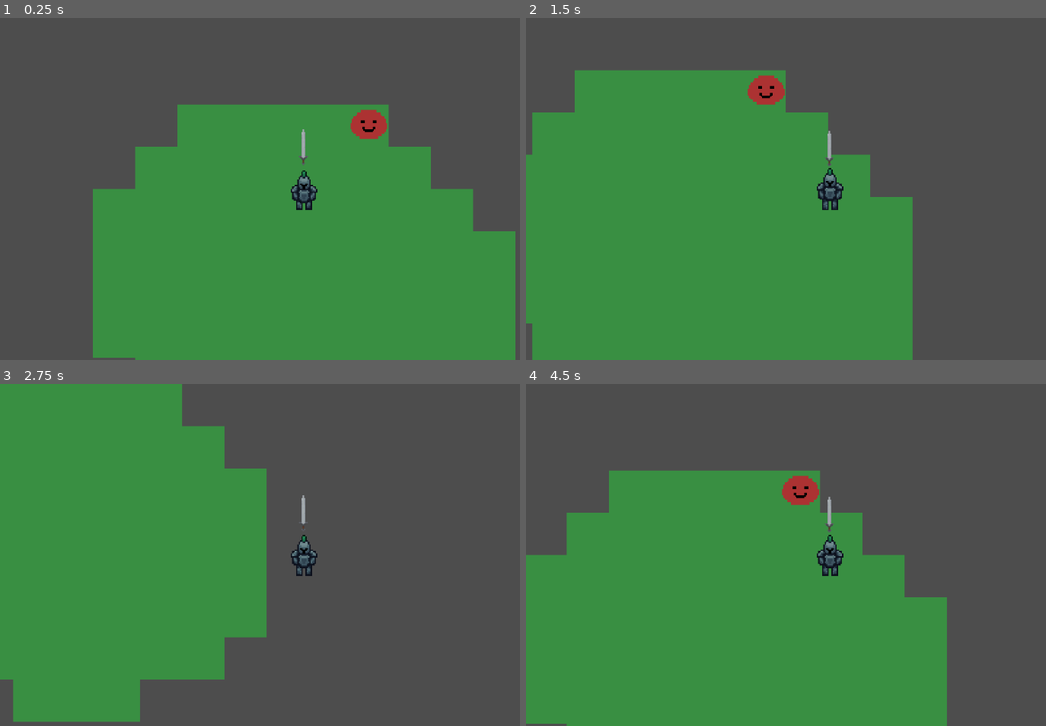
Above: before the commit, frames 1-4 (two rows, left to right).
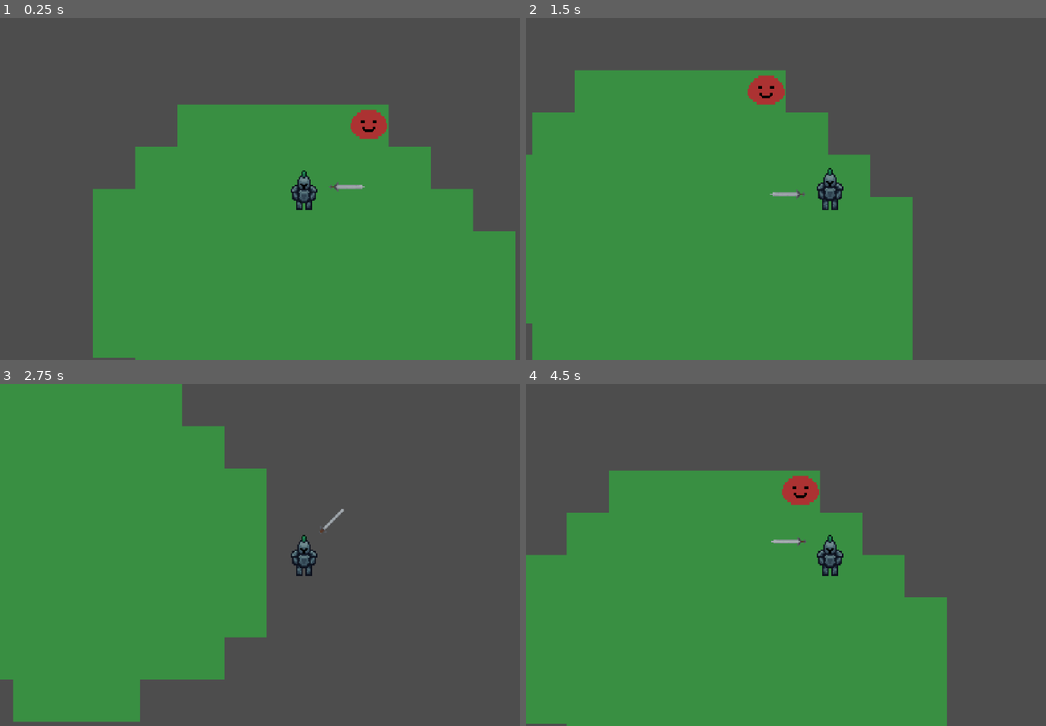
Above: after the commit, the same moments.

Repository: DyslexicWolf/HackNSlashing
Game: Godot game, scene res://Scenes/game.tscn
Two runs of this game, one before a commit and one after it. Both use one fixed random seed, a clock stepped at 60 frames per second and the inputs below.
Inputs (mouse positions are in pixels of both pictures, inside the frame that each line leads up to):
- Up to frame 1 (0.25 s): no input
- Up to frame 2 (1.5 s): move the mouse to (962, 171) at 0.52 s; press the mouse at (962, 171) at 0.53 s; hold D (move_right) 0.53-1.28 s; move the mouse to (708, 206) at 1.27 s; release the mouse at (708, 206) at 1.28 s; hold S (move_down) from 1.28 s (still down); click (708, 206) at 1.35 s
- Up to frame 3 (2.75 s): move the mouse to (364, 479) at 2.02 s; release S (move_down) at 2.03 s; press the mouse at (364, 479) at 2.03 s; hold D (move_right) from 2.03 s (still down)
- Up to frame 4 (4.5 s): move the mouse to (801, 623) at 2.77 s; release D (move_right) at 2.78 s; release the mouse at (801, 623) at 2.78 s; hold W (move_up) 2.78-3.53 s; click (801, 623) at 2.85 s; move the mouse to (1014, 606) at 3.52 s; press the mouse at (1014, 606) at 3.53 s; hold A (move_left) from 3.53 s (still down); move the mouse to (645, 503) at 4.27 s; release the mouse at (645, 503) at 4.28 s; click (645, 503) at 4.35 s

The runs differ from the first frame. In frame 1, 0.2% of the frame differs, in the area x 57-71%, y 32-51%; in frame 2, 0.2%; in frame 3, 0.1%; in frame 4, 0.2%.

Commit message:
Added attack aiming system
Added attack aiming system with the mouse, already added the animation into the project. Still needs some tinkering to make it feel fully correct

Diff:
--- a/hacknslashing/Components/sword.tscn
+++ b/hacknslashing/Components/sword.tscn
@@ -1,9 +1,8 @@
 [gd_scene load_steps=36 format=3 uid="uid://cm288xnonu824"]
 
+[ext_resource type="Script" uid="uid://b15ojljgpmc4a" path="res://Scripts/sword.gd" id="1_4s73l"]
 [ext_resource type="Texture2D" uid="uid://7j5a4fs8o704" path="res://Assets/Sprites/Sword_Spritesheet.png" id="2_kbd3j"]
 [ext_resource type="Script" uid="uid://btedrswfaqmxu" path="res://Scripts/hitbox.gd" id="3_7iixe"]
-
-[sub_resource type="GDScript" id="GDScript_m47rk"]
 
 [sub_resource type="AtlasTexture" id="AtlasTexture_6wdhb"]
 atlas = ExtResource("2_kbd3j")
@@ -251,13 +250,13 @@
 [sub_resource type="CircleShape2D" id="CircleShape2D_rrml0"]
 
 [node name="Sword" type="Node2D"]
-script = SubResource("GDScript_m47rk")
+script = ExtResource("1_4s73l")
 
 [node name="AnimatedSprite2D" type="AnimatedSprite2D" parent="."]
 sprite_frames = SubResource("SpriteFrames_d6wag")
 animation = &"attack_vertical"
 autoplay = "idle_vertical"
-frame_progress = 0.795696
+frame_progress = 0.839894
 
 [node name="HitBox" type="Area2D" parent="."]
 collision_mask = 0
--- a/hacknslashing/Scenes/player.tscn
+++ b/hacknslashing/Scenes/player.tscn
@@ -207,7 +207,6 @@
 shape = SubResource("CapsuleShape2D_fkybt")
 
 [node name="Sword" parent="." instance=ExtResource("6_x3wgy")]
-position = Vector2(0, -30)
 
 [connection signal="health_changed" from="Health" to="." method="_on_health_changed"]
 [connection signal="health_depleted" from="Health" to="." method="_on_health_depleted"]
--- a/hacknslashing/Scripts/player.gd
+++ b/hacknslashing/Scripts/player.gd
@@ -3,7 +3,7 @@
 const SPEED = 130.0
 var direction
 var isAttacking: bool = false
-@onready var animated_sprite: AnimatedSprite2D = $AnimatedSprite2D
+@onready var player_animated_sprite: AnimatedSprite2D = $AnimatedSprite2D
 
 func _physics_process(delta: float):
 	#read input
@@ -20,20 +20,19 @@
 func change_animation():
 	#y-axis is flipped in godot!!!
 	if direction.y < 0:
-		animated_sprite.play("run_back")
+		player_animated_sprite.play("run_back")
 	elif direction.y > 0:
-		animated_sprite.play("run_front")
+		player_animated_sprite.play("run_front")
 	elif direction.x > 0:
-		animated_sprite.flip_h = false
-		animated_sprite.play("idle_front")
+		player_animated_sprite.flip_h = false
+		player_animated_sprite.play("idle_front")
 	elif direction.x < 0:
-		animated_sprite.flip_h = true
-		animated_sprite.play("idle_front")
+		player_animated_sprite.flip_h = true
+		player_animated_sprite.play("idle_front")
 	else:
-		animated_sprite.play("idle_front")
+		player_animated_sprite.play("idle_front")
 func attack():
 	pass
-
 
 func _on_health_changed(diff: int) -> void:
 	print("player took damage")
--- /dev/null
+++ b/hacknslashing/Scripts/sword.gd
@@ -0,0 +1,83 @@
+extends Node2D
+
+@onready var sword_animated_sprite = $AnimatedSprite2D
+@onready var attackCooldownTimer: Timer = null
+var sword_distance: float = 32
+var mouseInput
+var attackCooldown: float = 1.5
+var canAttack: bool = true : set = set_canAttack, get = get_canAttack
+
+
+func set_canAttack(value : bool):
+	canAttack = value
+
+func get_canAttack() -> bool:
+	return canAttack
+
+func _ready() -> void:
+	attackCooldownTimer = Timer.new()
+	add_child(attackCooldownTimer)
+	attackCooldownTimer.one_shot = true
+	attackCooldownTimer.wait_time = attackCooldown
+	attackCooldownTimer.timeout.connect(set_canAttack.bind(true))
+
+func _process(delta):
+	#add attackcooldown
+	#look into the other "action pressed" methods if this doesnt feel right
+
+	if Input.is_action_pressed("attack", false) && canAttack:
+		canAttack = false
+		attackCooldownTimer.start()
+		print("wow")
+
+	var mouse_position = get_global_mouse_position()
+	# Calculate the direction vector from the player to the mouse
+	var direction = (mouse_position - global_position).normalized()
+	var angle = direction.angle()
+
+	# Calculate the new position of the sword based on the angle
+	var sword_position = Vector2(cos(angle), sin(angle)) * sword_distance
+	# Set the sword position relative to the player
+	sword_animated_sprite.position = sword_position
+
+	# Set the swordsprite based on the angle
+	if angle > -PI/8 and angle <= PI/8:
+		# Right
+		sword_animated_sprite.play("idle_horizontal")
+		sword_animated_sprite.flip_h = false
+		sword_animated_sprite.flip_v = false
+	elif angle > PI/8 and angle <= 3*PI/8:
+		# Down-Right
+		sword_animated_sprite.play("idle_diagonal")
+		sword_animated_sprite.flip_h = false
+		sword_animated_sprite.flip_v = true
+	elif angle > 3*PI/8 and angle <= 5*PI/8:
+		# Down
+		sword_animated_sprite.play("idle_vertical")
+		sword_animated_sprite.flip_h = false
+		sword_animated_sprite.flip_v = true
+	elif angle > 5*PI/8 and angle <= 7*PI/8:
+		# Down-Left
+		sword_animated_sprite.play("idle_diagonal")
+		sword_animated_sprite.flip_h = true
+		sword_animated_sprite.flip_v = true
+	elif angle > 7*PI/8 or angle <= -7*PI/8:
+		# Left
+		sword_animated_sprite.play("idle_horizontal")
+		sword_animated_sprite.flip_h = true
+		sword_animated_sprite.flip_v = false
+	elif angle > -7*PI/8 and angle <= -5*PI/8:
+		# Up-Left
+		sword_animated_sprite.play("idle_diagonal")
+		sword_animated_sprite.flip_h = true
+		sword_animated_sprite.flip_v = false
+	elif angle > -5*PI/8 and angle <= -3*PI/8:
+		# Up
+		sword_animated_sprite.play("idle_vertical")
+		sword_animated_sprite.flip_h = false
+		sword_animated_sprite.flip_v = false
+	elif angle > -3*PI/8 and angle <= -PI/8:
+		# Up-Right
+		sword_animated_sprite.play("idle_diagonal")
+		sword_animated_sprite.flip_h = false
+		sword_animated_sprite.flip_v = false
Not shown, added: hacknslashing/Scripts/sword.gd.uid
